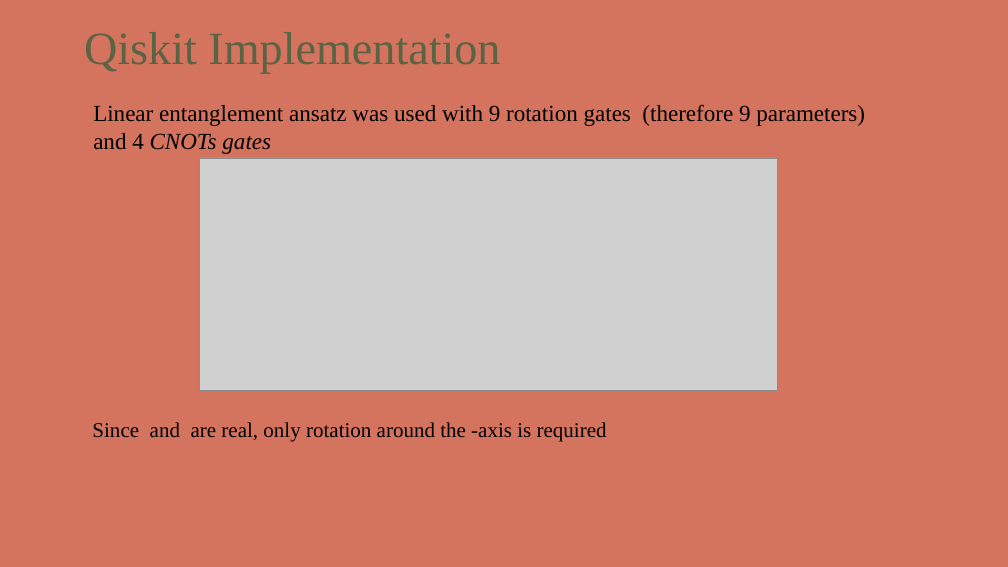
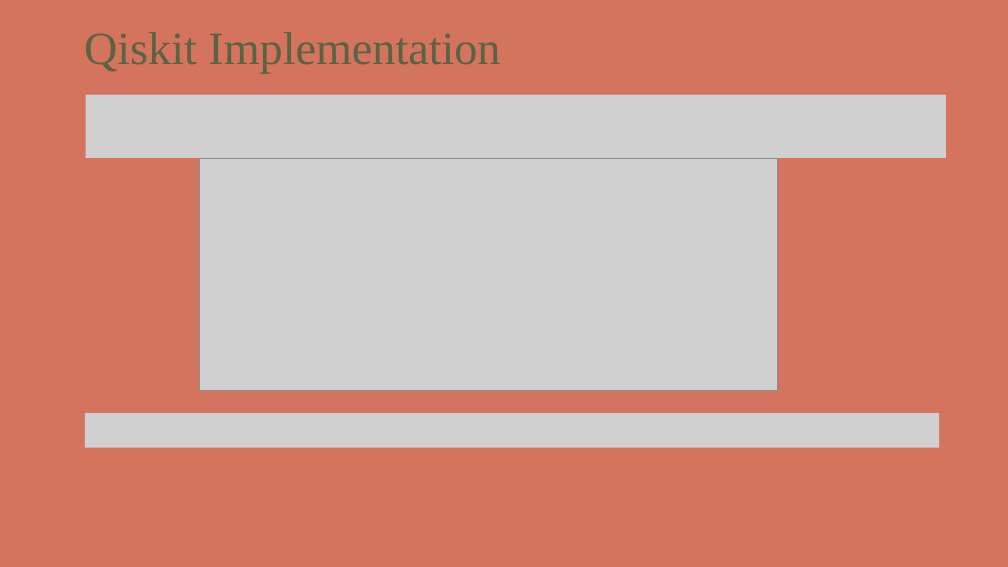
Before and after one commit to kthod/VQLS_algorithm, a slide deck: slide 34 of VQLS_presentation.pptx. Drawn at 1008x567 pixels with LibreOffice and Linux fonts; fonts in the diff are those of the drawing; grey boxes stand for pictures; background and template pictures are left out. Boxes give left, top, right and bottom in pixels: in the first picture for what was removed or moved away, otherwise in the second. Text is boxed around its words. In the diff, an @@ line names an element or a change of style, - is before the commit and + after.

```diff
--- a/VQLS_presentation.pptx
+++ b/VQLS_presentation.pptx
@@ picture added at box(85, 95, 946, 158) @@
@@ text removed at box(93, 104, 865, 154) @@
-Linear entanglement ansatz was used with 9 rotation gates (therefore 9 parameters)
-and 4 CNOTs gates
@@ picture added at box(85, 413, 939, 448) @@
@@ text removed at box(92, 422, 607, 442) @@
-Since and are real, only rotation around the -axis is required
```
Also in this commit, not shown: 29 other slides changed, 4 slides added, 4 slides removed, 1 other file.
